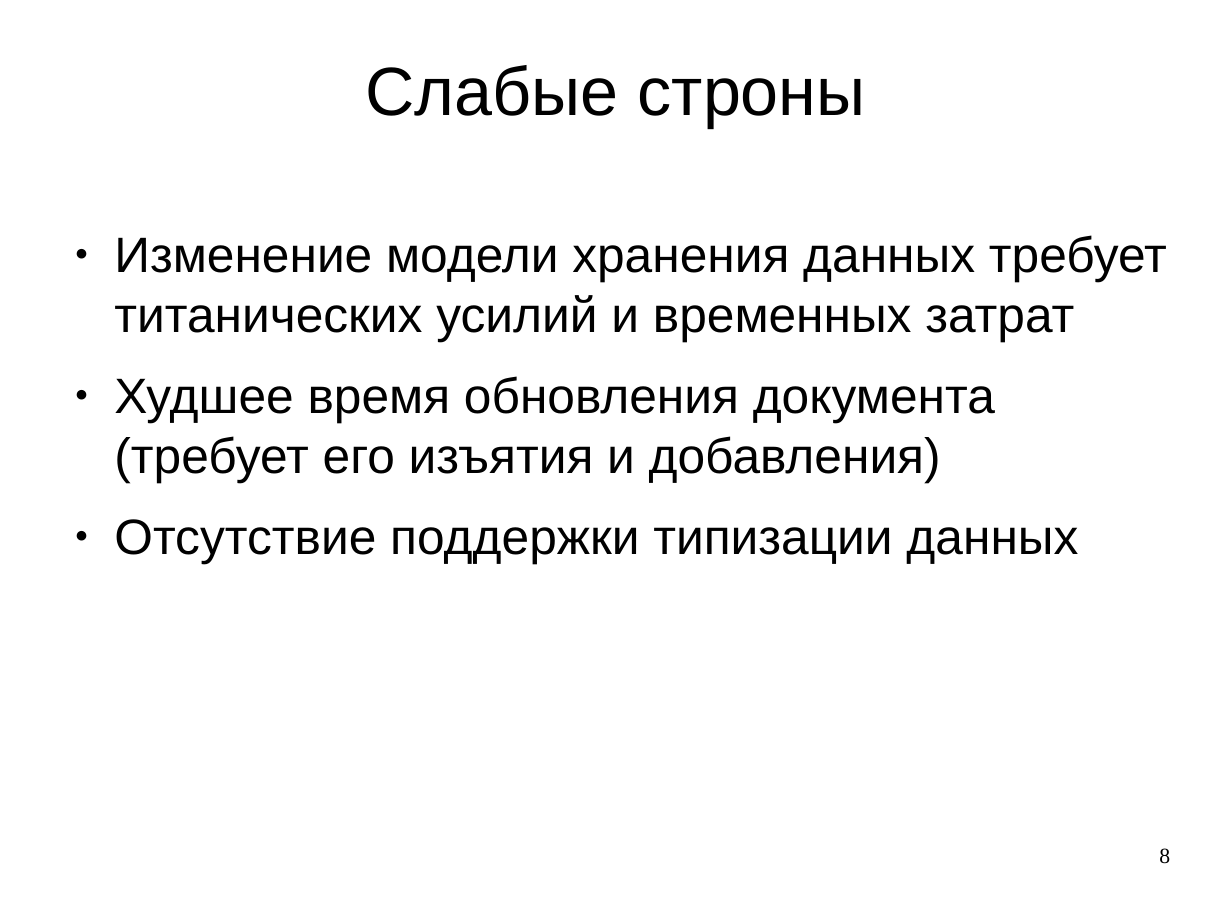
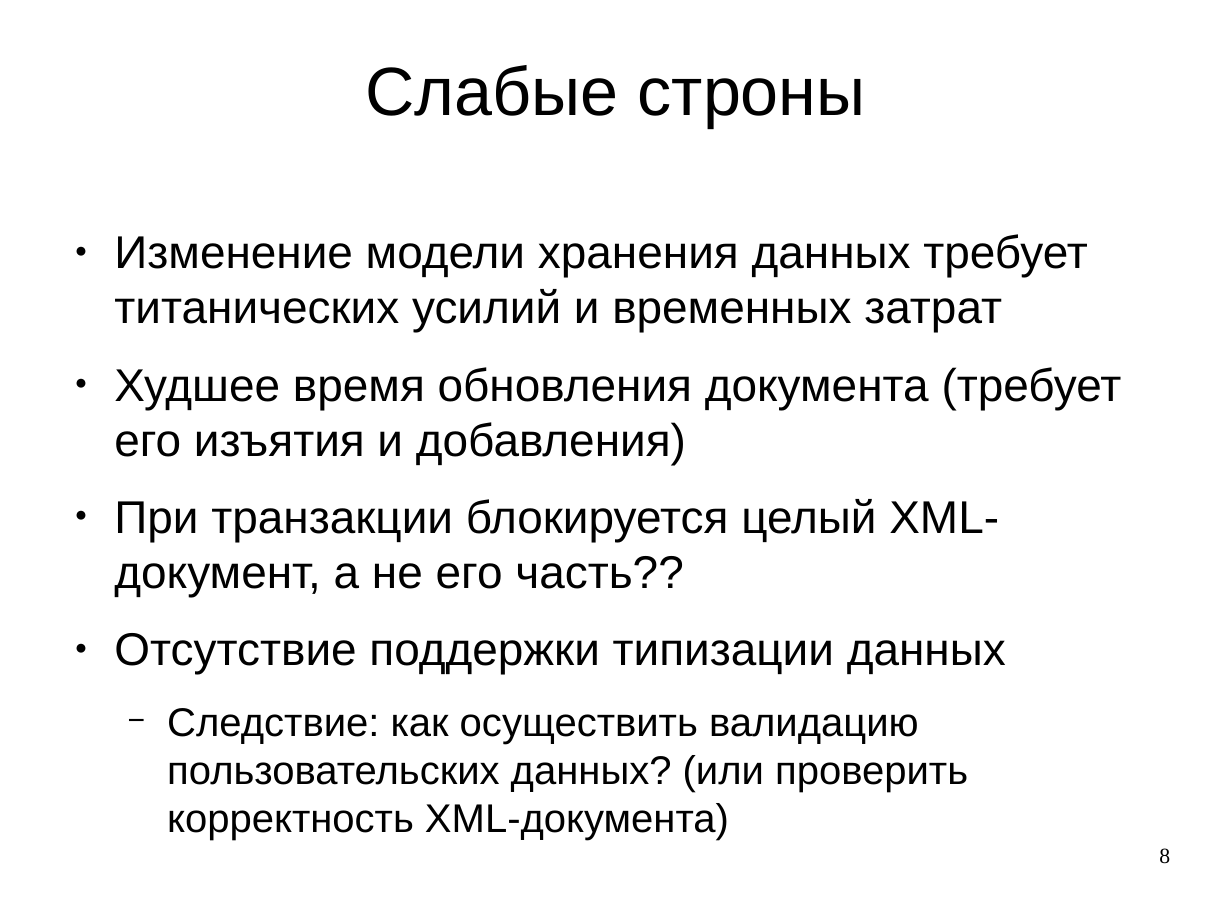
Before and after one commit to DisgustingGust/NXD, a slide deck: slide 8 of 10_NXD.odp. Drawn at 1232x924 pixels with LibreOffice and Linux fonts; fonts in the diff are those of the drawing; background and template pictures are left out. Boxes give left, top, right and bottom in pixels: in the first picture for what was removed or moved away, otherwise in the second. Text is boxed around its words. In the diff, an @@ line names an element or a change of style, - is before the commit and + after.

```diff
--- a/10_NXD.odp
+++ b/10_NXD.odp
@@ text at (114,234,1122,674): size 32 to 29.6 pt in "Изменение модели хранения данных требует титанических усилий ...", "Худшее время обновления документа (требует его изъятия ...", "Отсутствие поддержки типизации данных" @@
@@ text at (114,499,999,597): paragraph added @@
+● При транзакции блокируется целый XML-документ, а не его часть??
@@ text at (167,708,968,840): paragraph added @@
+  − Следствие: как осуществить валидацию пользовательских данных? (или проверить корректность XML-документа)
```
Also in this commit, not shown: 5 other slides changed, 2 slides added, 1 slide removed, 3 other files.
